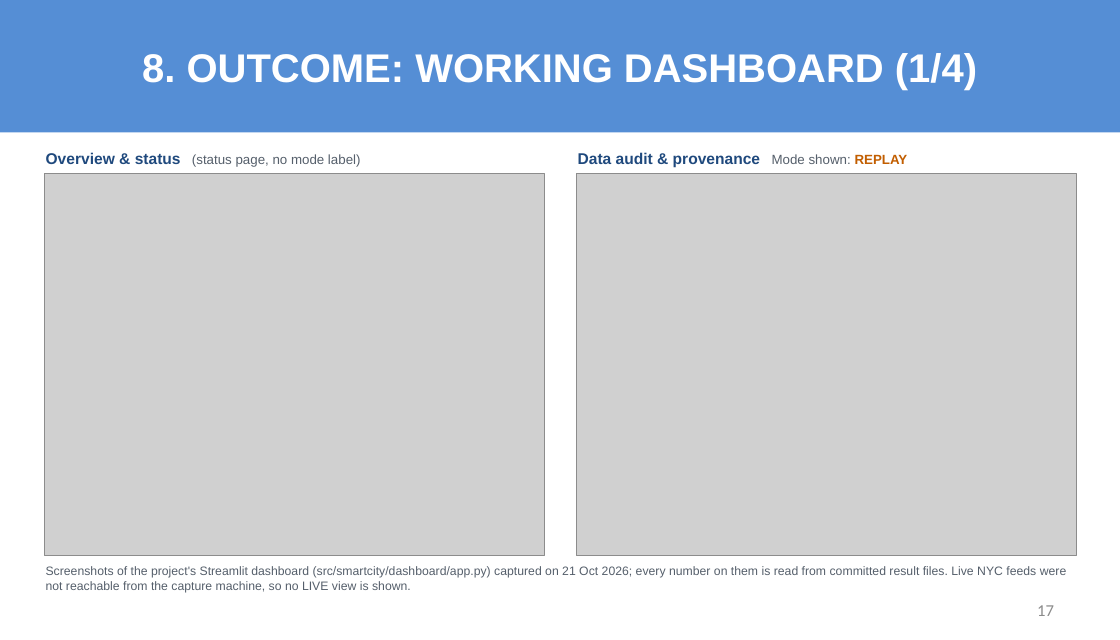
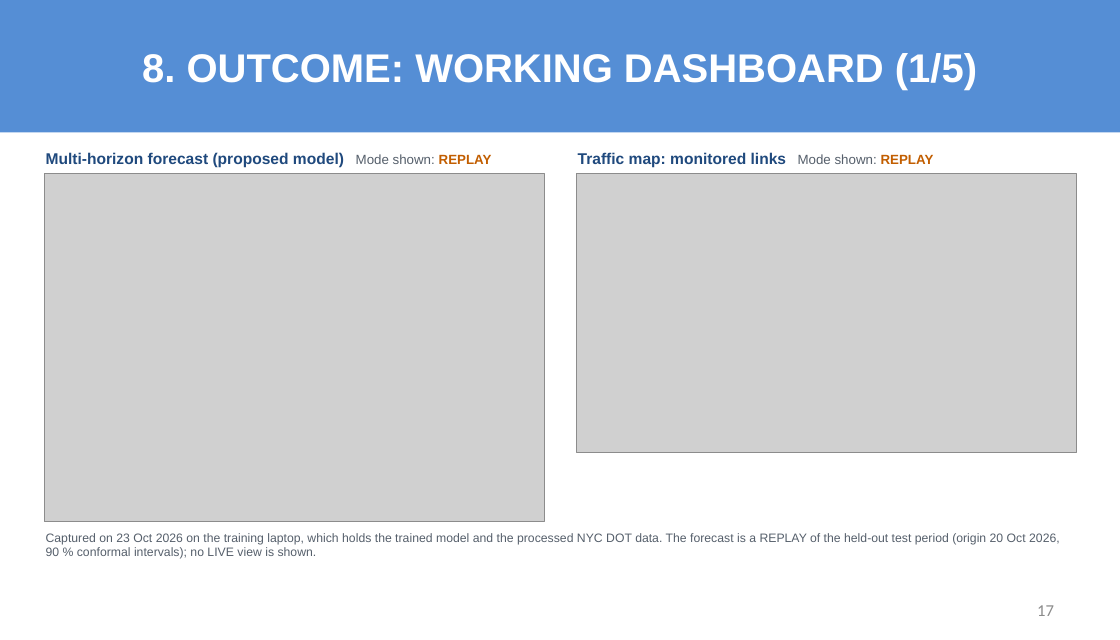
Before and after one commit to sricharansk/Major-Project, a slide deck: slide 17 of presentation/Final_Review_S_K_Sricharan_25MML1010.pptx. Drawn at 1120x640 pixels with LibreOffice and Linux fonts; fonts in the diff are those of the drawing; grey boxes stand for pictures. Boxes give left, top, right and bottom in pixels: in the first picture for what was removed or moved away, otherwise in the second. Text is boxed around its words. In the diff, an @@ line names an element or a change of style, - is before the commit and + after.

```diff
--- a/presentation/Final_Review_S_K_Sricharan_25MML1010.pptx
+++ b/presentation/Final_Review_S_K_Sricharan_25MML1010.pptx
@@ title at [142,53,977,90]: text changed @@
-8. OUTCOME: WORKING DASHBOARD (1/4)
+8. OUTCOME: WORKING DASHBOARD (1/5)
@@ picture: place and size @@
-picture at [44,174,544,556]
+picture at [44,174,544,522]
@@ text at [46,152,492,167]: text changed; size 12 to 14 pt; text colour #555F6B to #1F497D; bold on @@
-Overview & status (status page, no mode label)
+Multi-horizon forecast (proposed model) Mode shown: REPLAY
@@ picture: place and size @@
-picture at [576,174,1076,556]
+picture at [576,174,1076,452]
@@ text at [578,152,934,167]: text changed @@
-Data audit & provenance Mode shown: REPLAY
+Traffic map: monitored links Mode shown: REPLAY
@@ text at [46,533,1060,559]: text changed @@
-Screenshots of the project's Streamlit dashboard (src/smartcity/dashboard/app.py) captured on 21 Oct 2026; every number on them is read from committed result files. Live NYC feeds were not reachable from the capture machine, so no LIVE view is shown.
+Captured on 23 Oct 2026 on the training laptop, which holds the trained model and the processed NYC DOT data. The forecast is a REPLAY of the held-out test period (origin 20 Oct 2026, 90 % conformal intervals); no LIVE view is shown.
```
Also in this commit, not shown: 7 other slides changed, 1 slide added, 6 other files.
